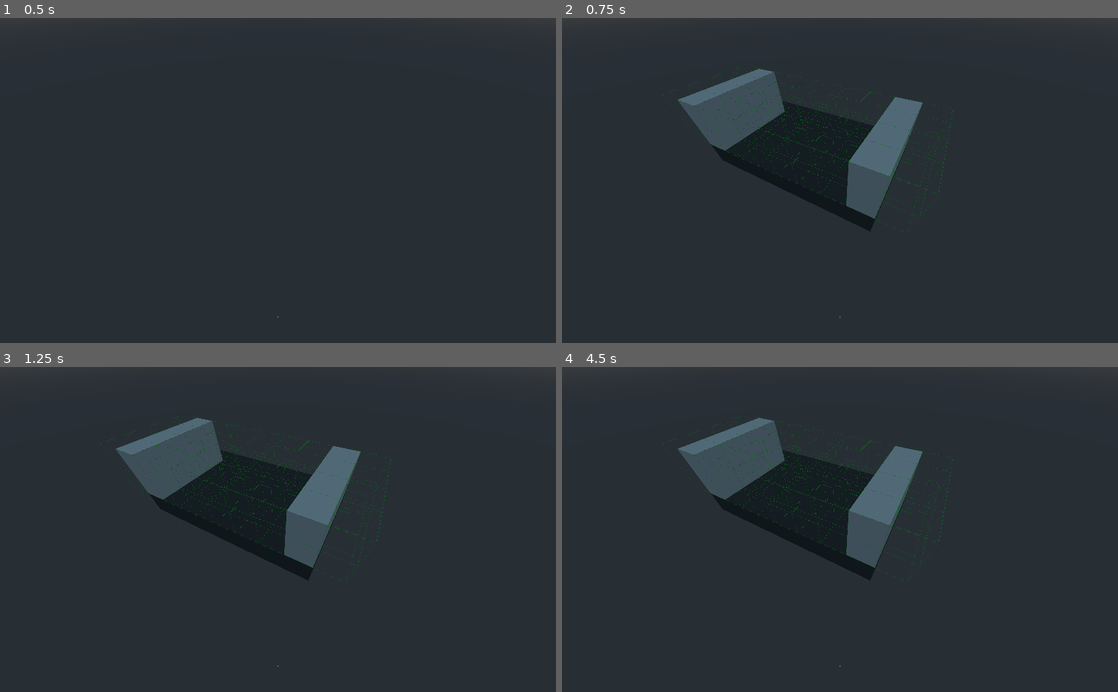
Above: before the commit, frames 1-4 (two rows, left to right).
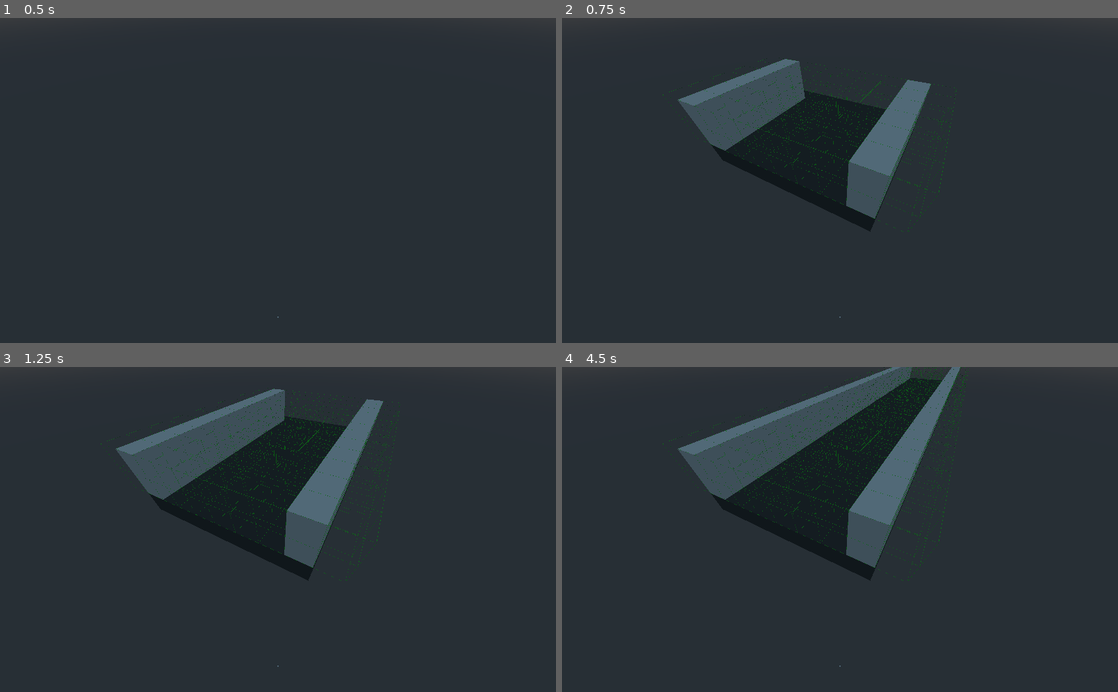
Above: after the commit, the same moments.

Repository: kumquat-ir/rand-dungeon-gen
Game: Godot game, scene res://World.tscn
The game is run twice, just before and just after one commit, with the same random seed, the same clock (stepped at 60 frames per second) and the same inputs.
Inputs:
- Up to frame 1 (0.5 s): no input
- Up to frame 2 (0.75 s): tap Enter (ui_accept) at 0.5 s
- Up to frame 3 (1.25 s): tap Enter (ui_accept) at 0.77 s
- Up to frame 4 (4.5 s): tap Enter (ui_accept) at 1.25, 1.52, 2, 2.75, 3.02, 3.5, 3.77, 4.25 s

Frame 1 is identical in both runs. In frame 2, 1.0% of the frame differs, in the area x 35-71%, y 12-40%; in frame 3, 2.6%; in frame 4, 4.0%, in the area x 35-74%, y 0-40%.

Commit message:
pain

Diff:
--- a/World.gd
+++ b/World.gd
@@ -132,11 +132,12 @@
 
 func genSmallPass(x:int, y:int, z:int, dir:int, wid:int, hknum:int):
 	var w:int = wid / 5
-	var exclude = [3, 4, 6, 7, 8, 9, 11, 12, 13, 14, 15, 16, 17, 18, 19, 20]
+	var exclude = [6, 7, 8, 9, 11, 12, 13, 14, 15, 16, 17, 18, 19, 20, 1, 2, 10]
 	var bounds = dirSum2([2 + w, 6, 0, 0], dir)
 	var origin = dirSum2([0, 0, 1, 0], dir)
 	if not checkArray(prismArray(bounds[0], 3, bounds[1], origin[0] + x, y, origin[1] + z)):
 		exclude.append(1)
+		exclude.append(2)
 		exclude.append(5)
 		exclude.append(10)
 	match roll(20, exclude):
@@ -148,12 +149,12 @@
 			print("30ft straight, right door")
 			passageBase([2 + w, 7, 0, 0], x, y, z, dir)
 			newHooks([[0, 6, 0, 0]], [hknum], x, y, z, dir)
-			newHooks([[2 + w, 4, 0, 0]], [12], x, y, z, (dir + 1) % 4)
+			newHooks([[4, 0, 0, 2 + w]], [6], x, y, z, (dir + 1) % 4)
 		4:
 			print("30ft straight, left door")
 			passageBase([2 + w, 7, 0, 0], x, y, z, dir)
 			newHooks([[0, 6, 0, 0]], [hknum], x, y, z, dir)
-			newHooks([[0, 4, -1, 0]], [12], x, y, z, (dir + 1) % 4) #todo turn dir left somehow, idk
+			newHooks([[0, 0, 4, -1]], [6], x, y, z, (dir + 3) % 4)
 		5:
 			print("20ft straight to door")
 			passageBase([2 + w, 5, 0, 0], x, y, z, dir)
@@ -201,7 +202,7 @@
 #	5: secret
 #will probably only use secret, including others for completion
 func genDoor(x:int, y:int, z:int, dir:int, force:int = 0):
-	pass
+	$"tile-metadata".setSingle(x, y, z, 2)
 
 func genPastDoor(x:int, y:int, z:int, dir:int):
 	pass
@@ -263,6 +264,7 @@
 	return arr
 
 # ----- DIRECTION HANDLING -----
+#i think i fucked something up here somewhere
 
 func forward(amt:int, dir:int) -> Array:
 	match dir:
